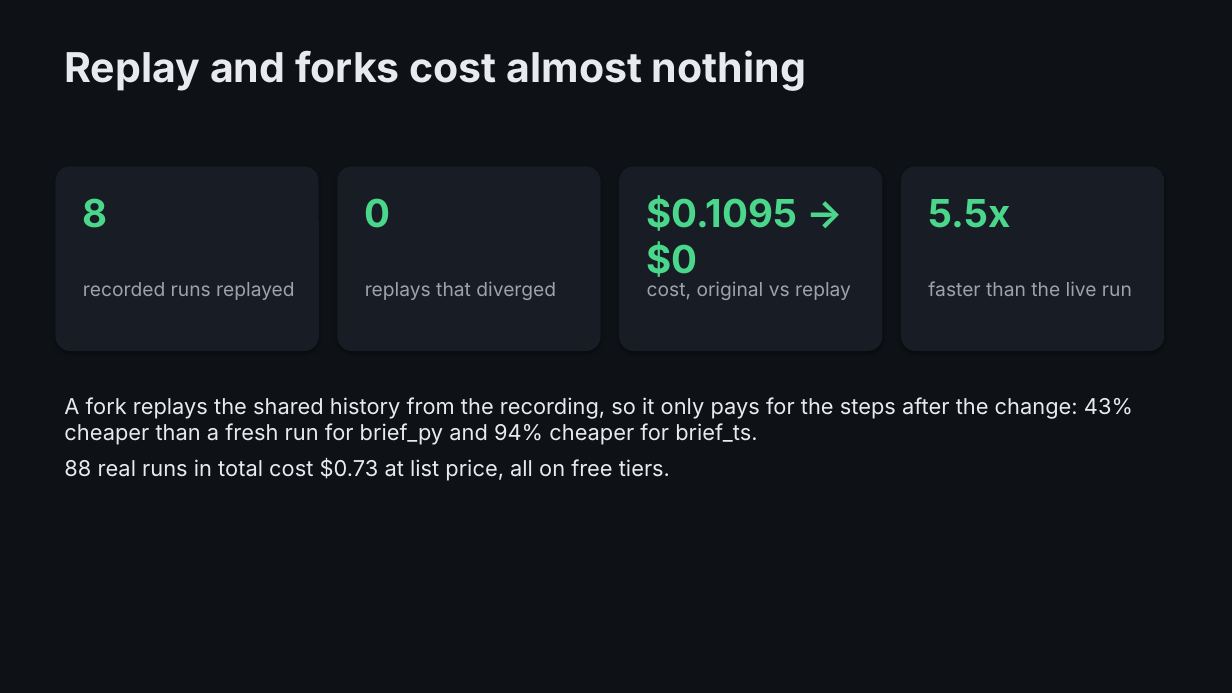
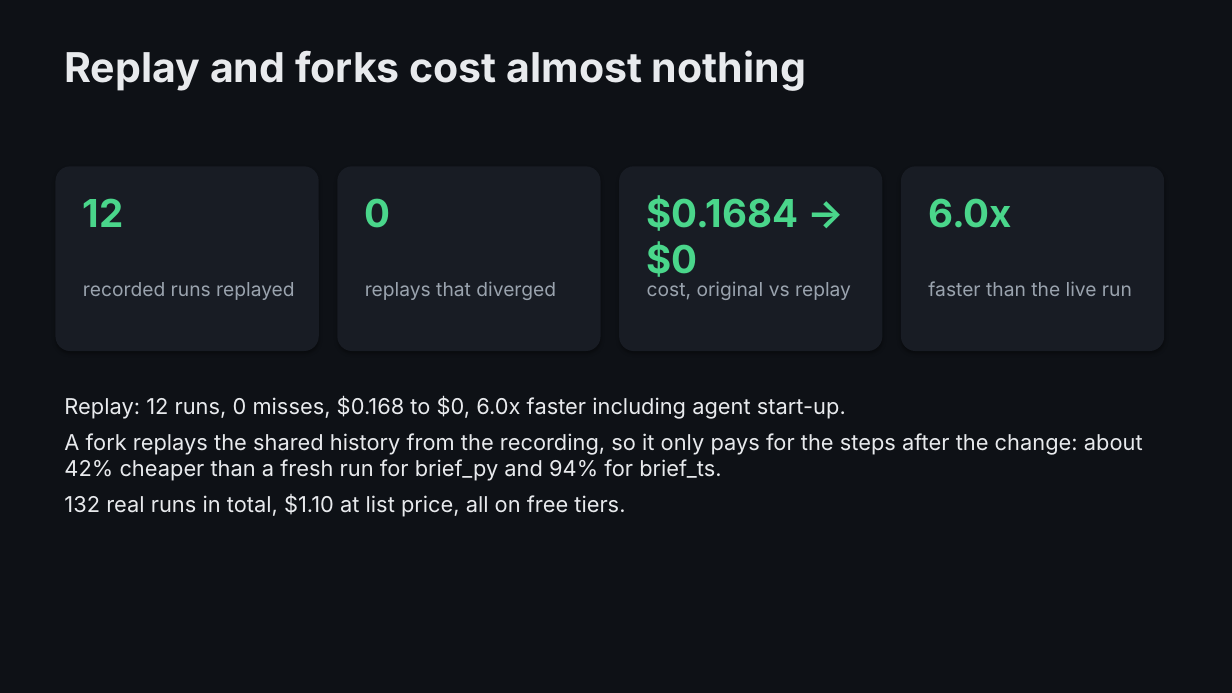
Before and after one commit to YASASWIP012/rewind, a slide deck: slide 6 of docs/Rewind.pptx. Drawn at 1232x693 pixels with LibreOffice and Linux fonts; fonts in the diff are those of the drawing. Boxes give left, top, right and bottom in pixels: in the first picture for what was removed or moved away, otherwise in the second. Text is boxed around its words. In the diff, an @@ line names an element or a change of style, - is before the commit and + after.

```diff
--- a/docs/Rewind.pptx
+++ b/docs/Rewind.pptx
@@ text at (83, 198, 124, 227): text changed @@
-8
+12
@@ text at (647, 195, 799, 277): text changed @@
-$0.1095 → $0
+$0.1684 → $0
@@ text at (928, 198, 1012, 228): text changed @@
-5.5x
+6.0x
@@ text at (64, 395, 1143, 517): text changed @@
-A fork replays the shared history from the recording, so it only pays for the steps after the change: 43% cheaper than a fresh run for brief_py and 94% cheaper for brief_ts.
-88 real runs in total cost $0.73 at list price, all on free tiers.
+Replay: 12 runs, 0 misses, $0.168 to $0, 6.0x faster including agent start-up.
+A fork replays the shared history from the recording, so it only pays for the steps after the change: about 42% cheaper than a fresh run for brief_py and 94% for brief_ts.
+132 real runs in total, $1.10 at list price, all on free tiers.
```
Also in this commit, not shown: 2 other slides changed, 51 other files.
